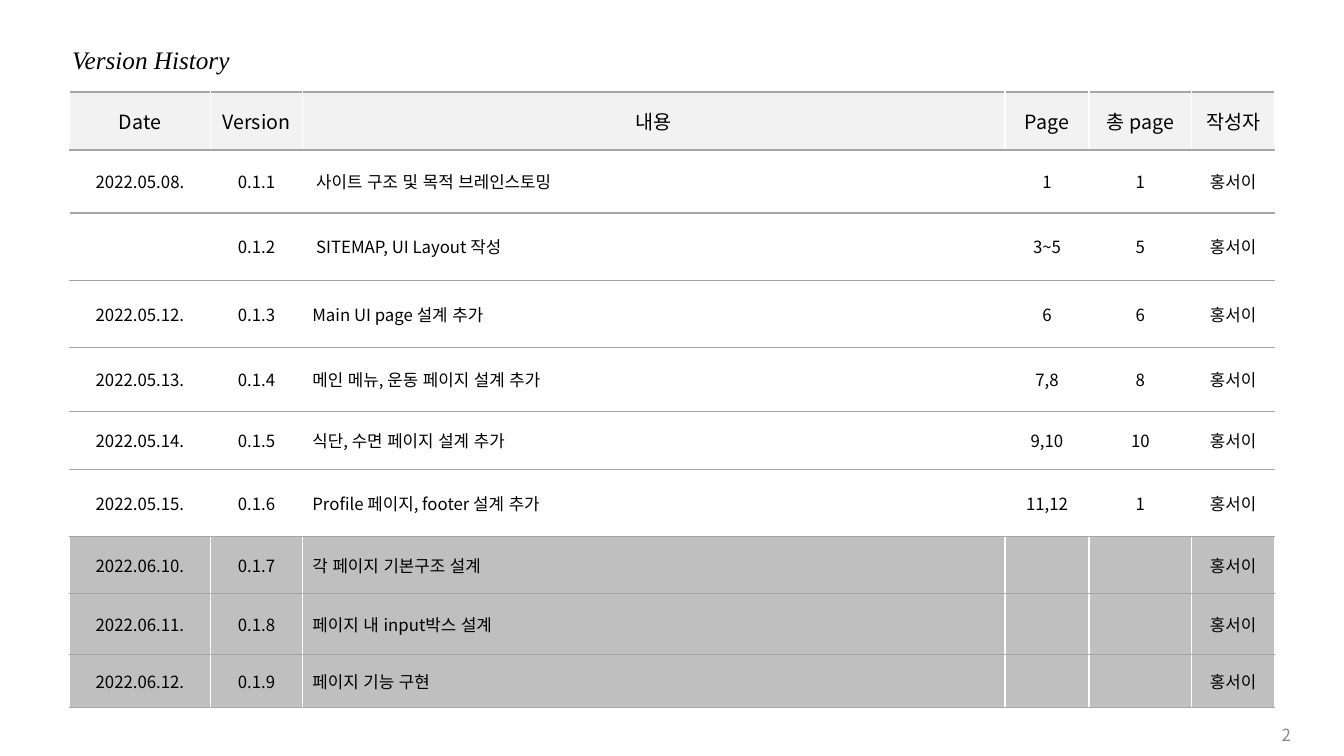
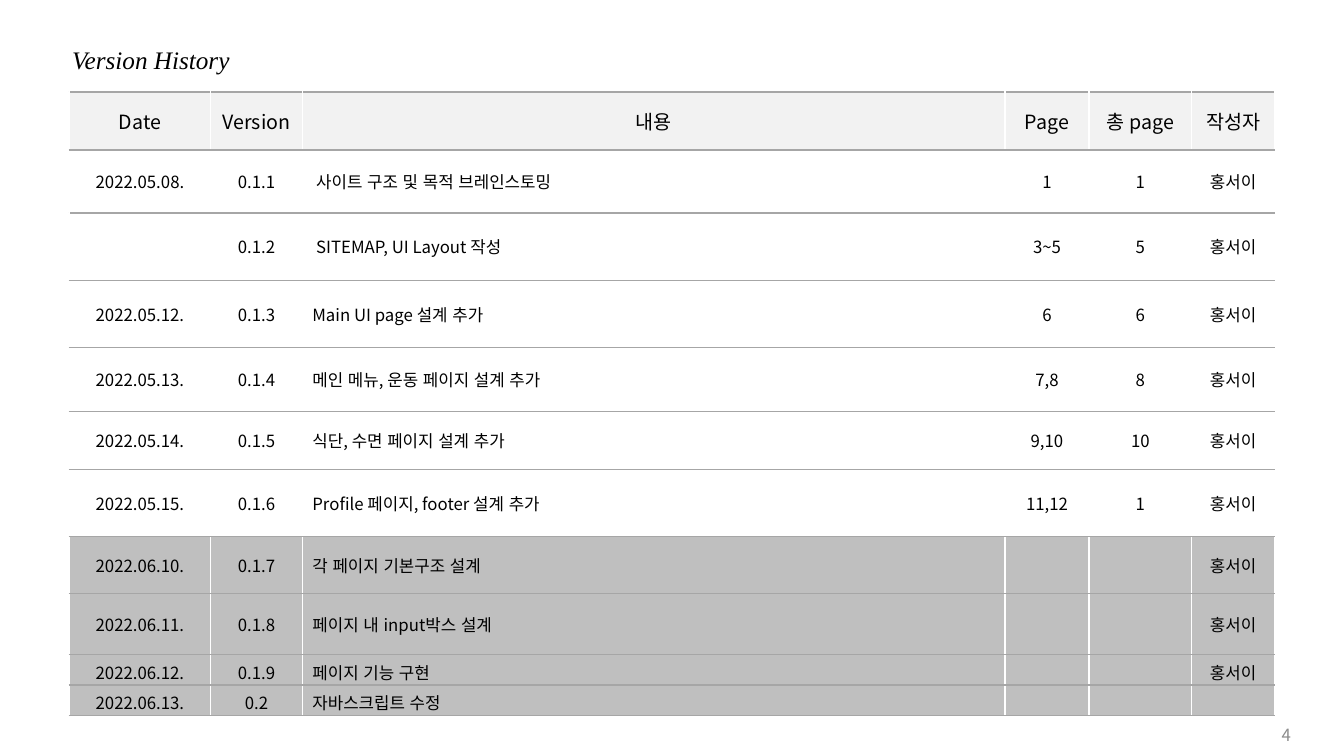
Before and after one commit to hongseoi/HealthCareWeb, a slide deck: slide 4 of 발표 ppt.pptx (slide 2 before the commit). Drawn at 1344x756 pixels with LibreOffice and Linux fonts; fonts in the diff are those of the drawing. Boxes give left, top, right and bottom in pixels: in the first picture for what was removed or moved away, otherwise in the second. Text is boxed around its words. In the diff, an @@ line names an element or a change of style, - is before the commit and + after.

```diff
--- a/발표 ppt.pptx
+++ b/발표 ppt.pptx
@@ table at (70, 92, 1274, 716) @@
+row 11: 2022.06.13. | 0.2 | 자바스크립트 수정 |  |  | 
@@ page number at (1282, 729, 1291, 741): text changed @@
-2
+4
```
Also in this commit, not shown: 8 other slides changed, 3 slides added, 3 other files.
